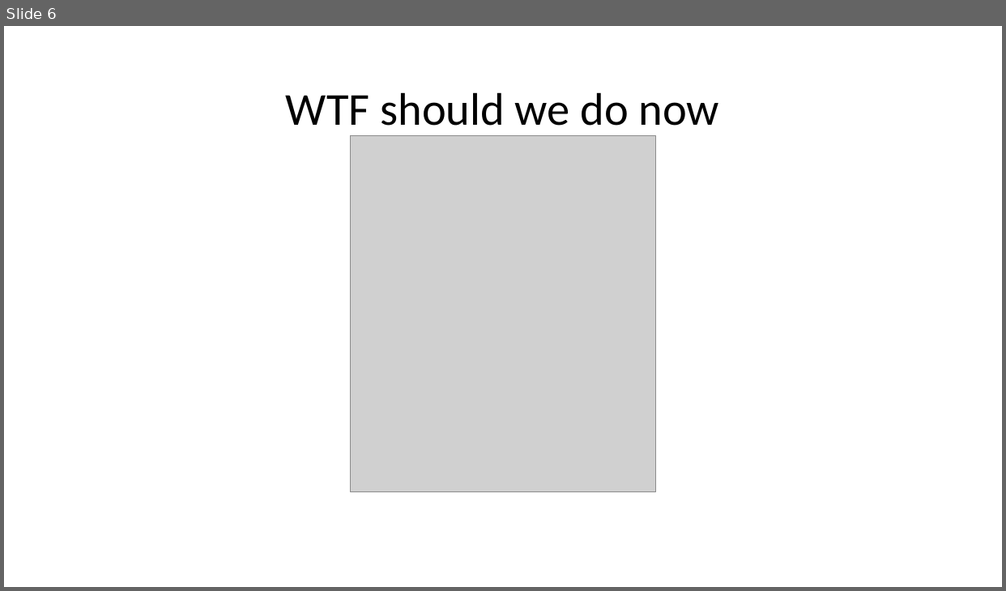
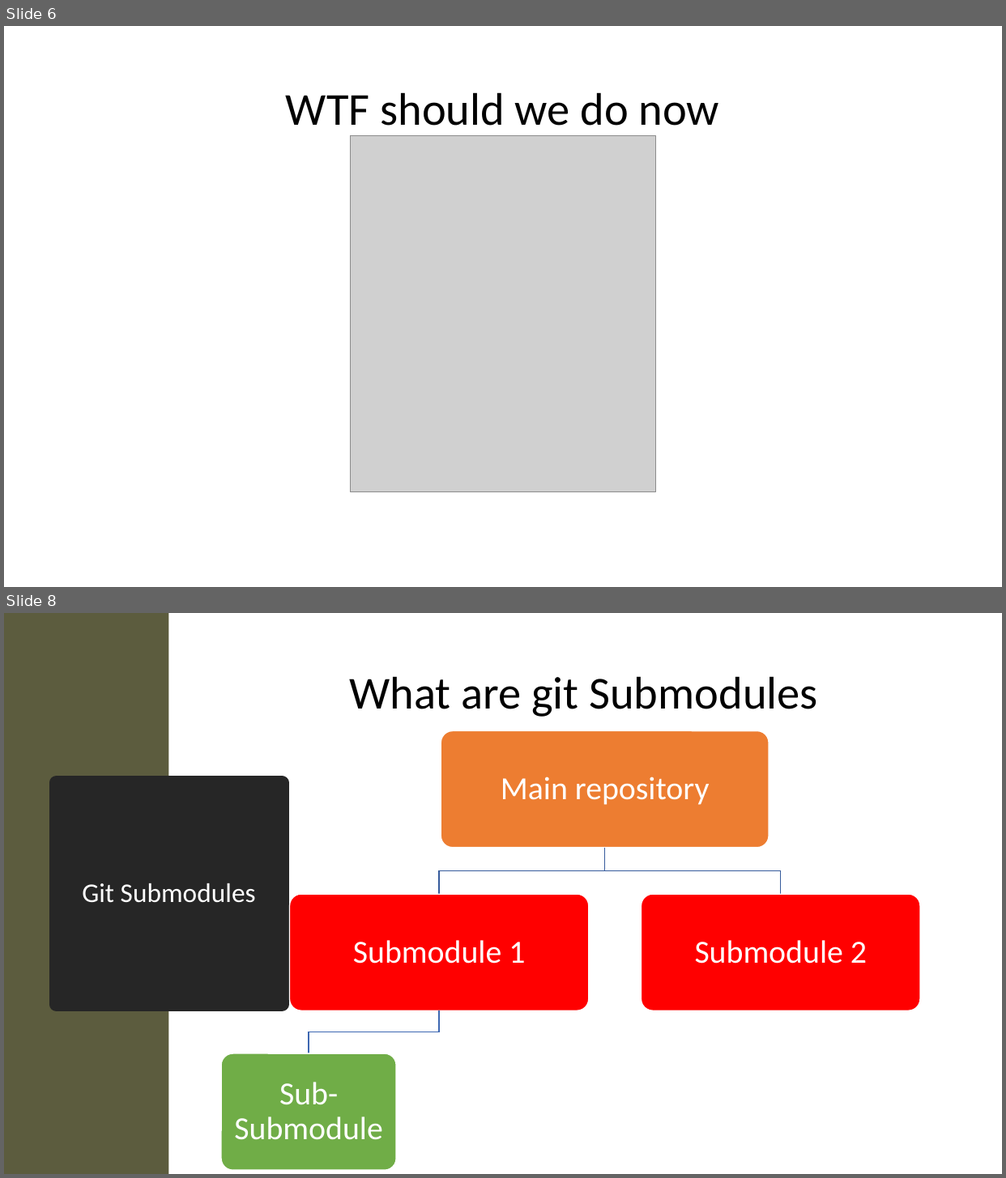
Before and after one commit to Xapuu/programingStuff, a slide deck: ngMeetup.pptx. Shown one above the other, each under a label of ours: slide 6 before the commit, slides 6 and 8 after it; the slides between them are not shown. The pictures are 1006x591 and 1006x1178 pixels, drawn with LibreOffice and Linux fonts; fonts in the diff are those of the drawing; grey boxes stand for pictures. Boxes give left, top, right and bottom in pixels: in the first picture for what was removed or moved away, otherwise in the second. Text is boxed around its words. In the diff, an @@ line names an element or a change of style, - is before the commit and + after.

```diff
--- a/ngMeetup.pptx
+++ b/ngMeetup.pptx
@@ slide 8 added at [4, 613, 1002, 1174], background #FFFFFF @@
@@ rectangle added at [4, 613, 168, 1174], fill #5C5C3E @@
@@ text added at [350, 676, 817, 717], 44 pt, text #000000 @@
+What are git Submodules
@@ title added at [57, 783, 282, 1004], fill #262626, outline #262626 13.75 pt, 26 pt, text #FFFFFF @@
+Git Submodules
@@ group added at [221, 731, 920, 1171]: 4 rounded rectangles, 4 texts, 3 freeform shapes @@
+Main repository
+Submodule 1
+Sub-Submodule
+Submodule 2
```
Also in this commit, not shown: 1 slide changed, 5 other slides added, 3 slides removed, 1 other file.
